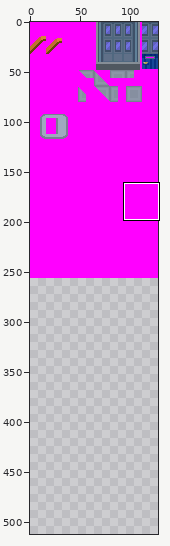
One commit to this sprite sheet: tiles/jubilife/middle.png. Above, an overview of the earlier version with the close-up marked.
Close-up. Old version:
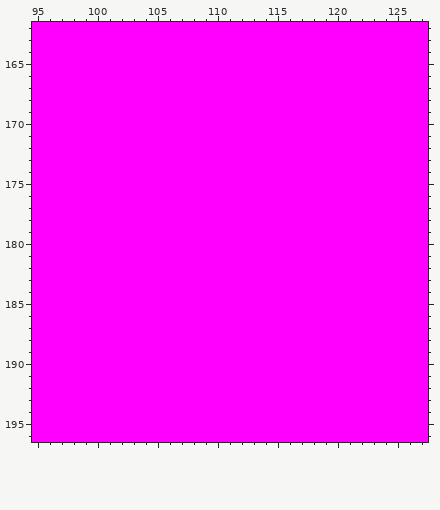
The file is 128x256 pixels. Shown: x 95..127, y 162..196. The old version is drawn lined up with the new one, on the new canvas. The commit also changed other parts of the picture, which this record leaves out.
And afterwards:
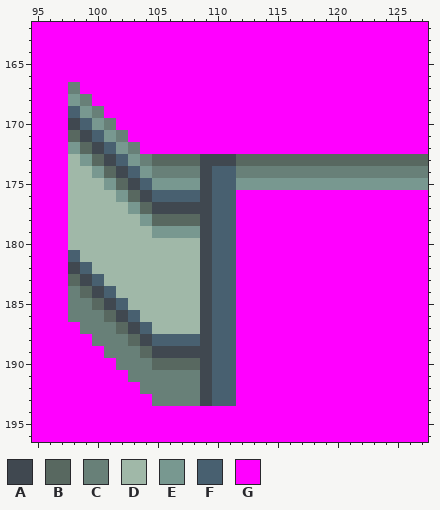
Palette (. is transparent): A #404850  B #586860  C #688078  D #a0b8a8  E #789890  F #486070  G #ff00ff
Edits made:
canvas 128x256 -> 128x512
y 167: x 98 G -> C
y 168: x 98..99 GG -> EC
y 169: x 98..100 GGG -> FEC
y 170: x 98..101 GGGG -> AFEC
y 171: x 98..102 GGGGG -> BAFEC
y 172: x 98..103 GGGGGG -> EBAFEC
y 173: x 98..127 GGGGGGGGGGGGGGGGGGGGGGGGGGGGGG -> DEBAFECBBBBAAABBBBBBBBBBBBBBBB
y 174: x 98..127 GGGGGGGGGGGGGGGGGGGGGGGGGGGGGG -> DDEBAFECCCCAFFCCCCCCCCCCCCCCCC
y 175: x 98..127 GGGGGGGGGGGGGGGGGGGGGGGGGGGGGG -> DDDEBAFEEEEAFFEEEEEEEEEEEEEEEE
y 176: x 98..111 GGGGGGGGGGGGGG -> DDDDEBAFFFFAFF
y 177: x 98..111 GGGGGGGGGGGGGG -> DDDDDEBAAAAAFF
y 178: x 98..111 GGGGGGGGGGGGGG -> DDDDDDEBBBBAFF
y 179: x 98..111 GGGGGGGGGGGGGG -> DDDDDDDEEEEAFF
y 180: x 98..111 GGGGGGGGGGGGGG -> DDDDDDDDDDDAFF
y 181: x 98..111 GGGGGGGGGGGGGG -> FDDDDDDDDDDAFF
y 182: x 98..111 GGGGGGGGGGGGGG -> AFDDDDDDDDDAFF
y 183: x 98..111 GGGGGGGGGGGGGG -> BAFDDDDDDDDAFF
y 184: x 98..111 GGGGGGGGGGGGGG -> CBAFDDDDDDDAFF
y 185: x 98..111 GGGGGGGGGGGGGG -> CCBAFDDDDDDAFF
y 186: x 98..111 GGGGGGGGGGGGGG -> CCCBAFDDDDDAFF
y 187: x 99..111 GGGGGGGGGGGGG -> CCCBAFDDDDAFF
y 188: x 100..111 GGGGGGGGGGGG -> CCCBAFFFFAFF
y 189: x 101..111 GGGGGGGGGGG -> CCCBAAAAAFF
y 190: x 102..111 GGGGGGGGGG -> CCCBBBBAFF
y 191: x 103..111 GGGGGGGGG -> CCCCCCAFF
y 192: x 104..111 GGGGGGGG -> CCCCCAFF
y 193: x 105..111 GGGGGGG -> CCCCAFF
Pixel boxes of the changes (left, top, right, bottom) in both close-ups:
changed: (68, 82, 428, 406)
